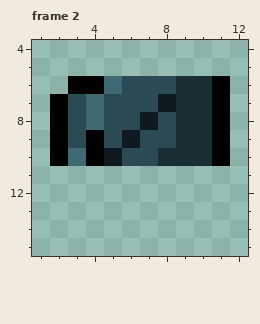
Pixel-art file -- resources/gfx/gear/chest/wraith/WraithJerkin-UpRight.aseprite. The picture above was drawn from the file before the commit.
16x16 pixels, 4 frames. Shown: frame 2: x 1..12, y 4..15. The commit also changed other frames, which this record leaves out.
The result:
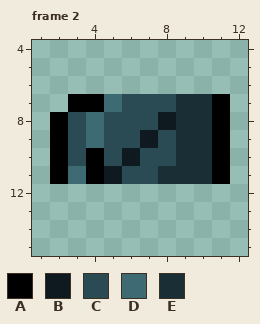
Palette (. is transparent): A #000000  B #0e1a20  C #2a4a54  D #3e6a74  E #1a2e36
Edits made:
Frame 2, layer "Chest piece":
The edit adds colour A in row 11 at x 2, 4 and 11.
Colour C gives way to colour A in row 7 at x 3.
Colour D gives way to colour A in row 7 at x 4.
The edit adds colour B in row 11 at x 5.
Colour C gives way to colour B in row 8 at x 8; in row 9 at x 7; in row 10 at x 6.
The edit adds colour C in row 11 at x 6 to 7.
Colour B gives way to colour C in row 7 at x 8; in row 8 at x 7; in row 9 at x 6; in row 10 at x 5.
Colour D gives way to colour C in row 10 at x 3.
Colour E gives way to colour C in row 10 at x 8.
The edit adds colour D in row 11 at x 3.
Colour A gives way to colour D in row 9 at x 4.
Colour C gives way to colour D in row 7 at x 5.
The edit adds colour E in row 11 at x 8 to 10.
The author cleared colour A in row 6 at x 3 to 4 and 11; in row 7 at x 2.
The author cleared colour C in row 6 at x 6 to 8.
The author cleared colour D in row 6 at x 5.
The author cleared colour E in row 6 at x 9 to 10.
Changed places in both pictures, as pixel boxes (x1, y1, x2, y2):
changed: (50, 76, 230, 184)
